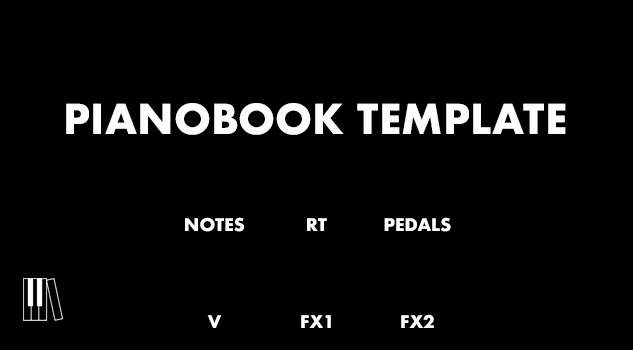
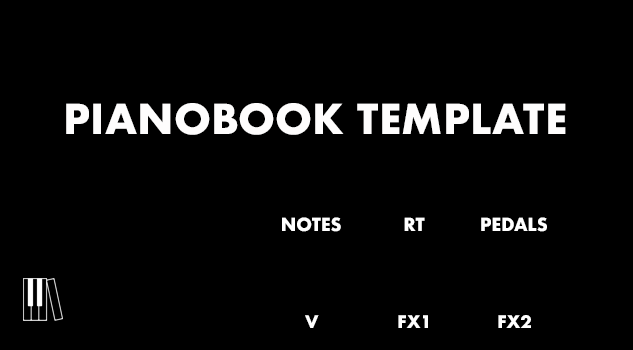
Layered file, before and after one edit (633 x 350). Changes by layer:
renamed "NOTES" to "MIC 1", moved it into group "Mics", painted on it over [left=185, top=217, right=244, bottom=232]
renamed "RT" to "MIC 2", moved it into group "Mics", painted on it over [left=185, top=217, right=327, bottom=231]
renamed "PEDALS" to "MIC 3", moved it into group "Mics", painted on it over [left=205, top=217, right=451, bottom=232]
added group "First row of knob labels" with 3 layers above "Second row of knob labels" over [left=282, top=217, right=547, bottom=232]
renamed "Pianobook Template" to "NOTES", moved it into group "First row of knob labels", painted on it over [left=185, top=217, right=547, bottom=232]
renamed "Pianobook Logo" to "RT", moved it into group "First row of knob labels", painted on it over [left=185, top=217, right=425, bottom=321]
added layer "PEDALS" in group "First row of knob labels" over [left=481, top=217, right=547, bottom=232]
added group "Second row of knob labels" with 3 layers above "Background" over [left=305, top=315, right=531, bottom=328]
moved "V" into group "Second row of knob labels", painted on it over [left=207, top=315, right=319, bottom=328]
moved "FX1" into group "Second row of knob labels", painted on it over [left=301, top=315, right=428, bottom=328]
moved "FX2" into group "Second row of knob labels", painted on it over [left=401, top=314, right=531, bottom=328]
